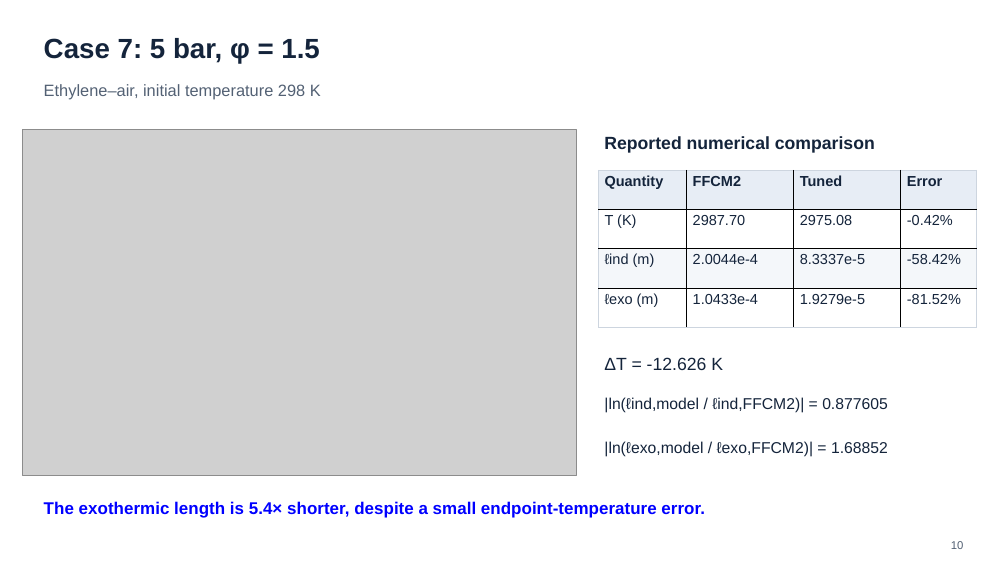
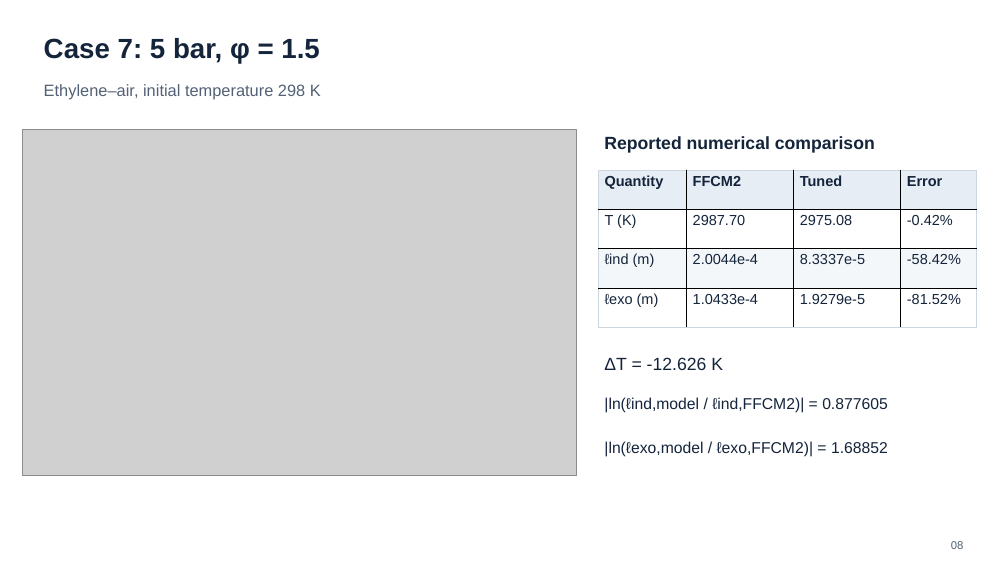
Before and after one commit to Boyuan-Yu-01/kinetic-model-tuning, a slide deck: slide 8 of example/ethylene_ZND/validate/znd_validation_12_cases.pptx (slide 10 before the commit). Drawn at 1008x567 pixels with LibreOffice and Linux fonts; fonts in the diff are those of the drawing; grey boxes stand for pictures. Boxes give left, top, right and bottom in pixels: in the first picture for what was removed or moved away, otherwise in the second. Text is boxed around its words. In the diff, an @@ line names an element or a change of style, - is before the commit and + after.

```diff
--- a/example/ethylene_ZND/validate/znd_validation_12_cases.pptx
+++ b/example/ethylene_ZND/validate/znd_validation_12_cases.pptx
@@ text removed at bbox=[44, 501, 704, 518] @@
-The exothermic length is 5.4× shorter, despite a small endpoint-temperature error.
@@ text at bbox=[951, 541, 964, 549]: text changed @@
-10
+08
```
Also in this commit, not shown: 12 other slides changed, 3 slides removed, 1 other file.
